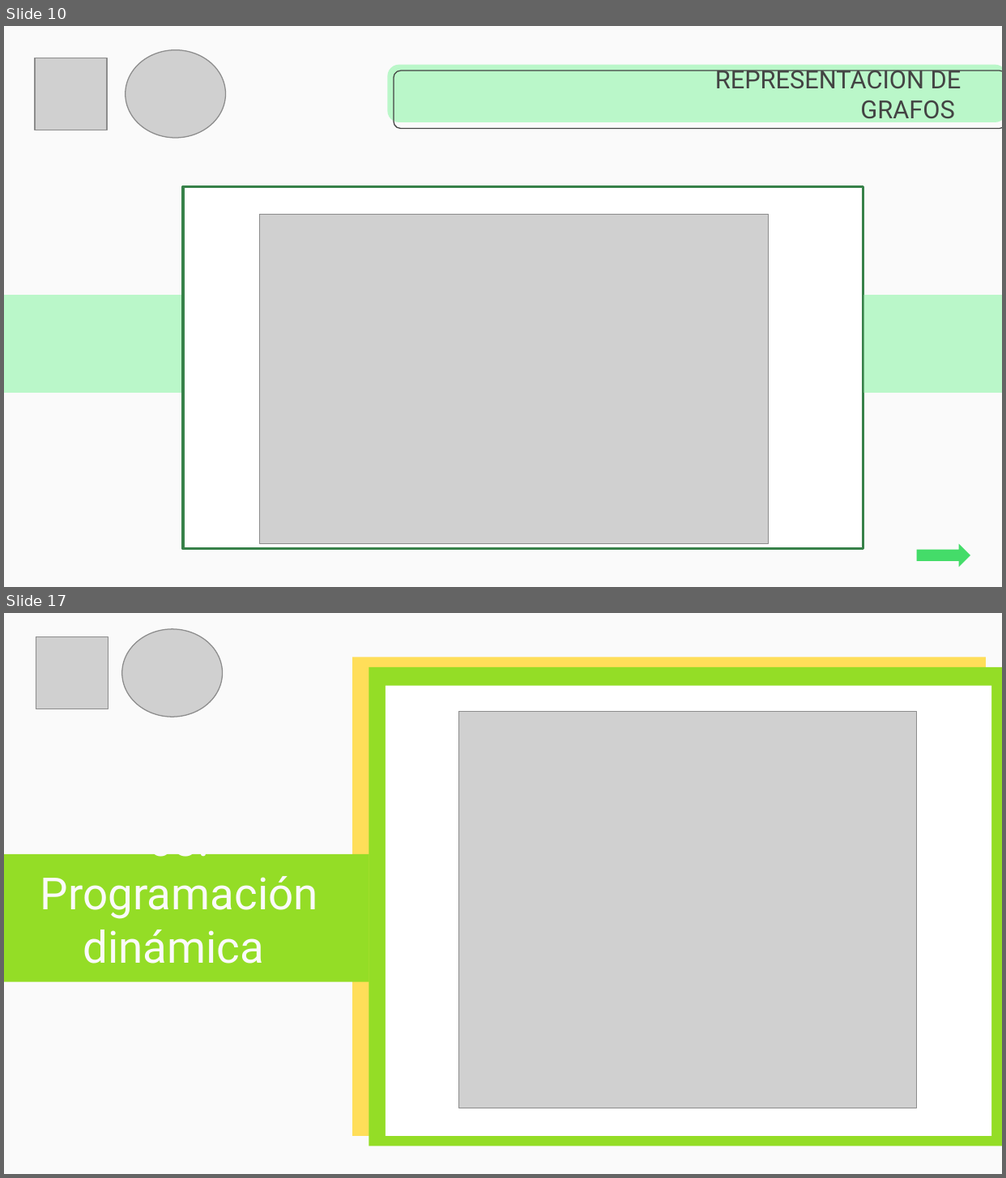
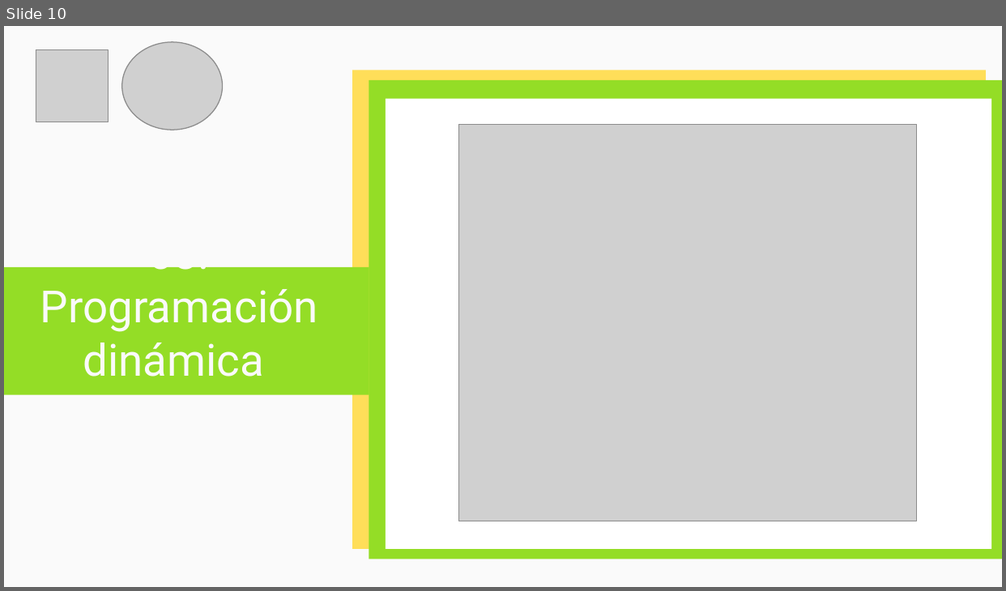
Before and after one commit to cangothic/CursoDePrgramacionCompetitiva, a slide deck: clase 4/Capacitación Maratones.pptx. Shown one above the other, each under a label of ours: slides 10 and 17 before the commit, slide 10 after it; the slides between them are not shown. The pictures are 1006x1178 and 1006x591 pixels, drawn with LibreOffice and Linux fonts; fonts in the diff are those of the drawing; grey boxes stand for pictures. Boxes give left, top, right and bottom in pixels: in the first picture for what was removed or moved away, otherwise in the second. Text is boxed around its words. In the diff, an @@ line names an element or a change of style, - is before the commit and + after.

```diff
--- a/clase 4/Capacitación Maratones.pptx
+++ b/clase 4/Capacitación Maratones.pptx
@@ slide 10 removed at (x1=4, y1=26, x2=1002, y2=587), background #FAFAFA @@
@@ picture removed at (x1=35, y1=58, x2=107, y2=130) @@
@@ picture removed at (x1=126, y1=50, x2=226, y2=138) @@
@@ rounded rectangle removed at (x1=387, y1=65, x2=1002, y2=123) @@
@@ rounded rectangle removed at (x1=393, y1=71, x2=1002, y2=129) @@
@@ title removed at (x1=715, y1=70, x2=961, y2=125) @@
-REPRESENTACION DE GRAFOS
@@ rectangle removed at (x1=183, y1=186, x2=863, y2=549) @@
@@ picture removed at (x1=259, y1=214, x2=769, y2=544) @@
@@ rectangle removed at (x1=4, y1=296, x2=181, y2=393) @@
@@ rectangle removed at (x1=864, y1=296, x2=1002, y2=393) @@
@@ right arrow removed at (x1=916, y1=544, x2=970, y2=567) @@
@@ what was slide 17 is now slide 10 @@
```
Also in this commit, not shown: 2 slides changed, 15 slides added, 15 other slides removed.
